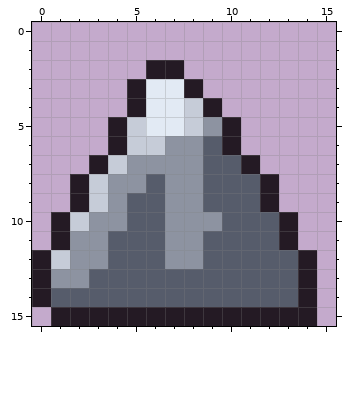
Two versions of one pixel-art file, src/art/ase-export/mountain.ase. Above: the version before the commit.
16x16 pixels, 1 frame.
After the commit:
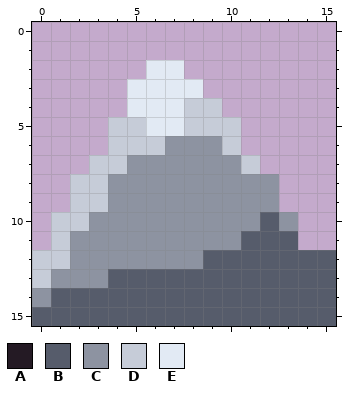
Palette (. is transparent): A #241a24  B #565c6b  C #8d93a1  D #c6ccd8  E #e2eaf4
Diff:
layer "Main2" added
layer "mountain" removed
--- layer "Main2"
@@ x 0..15 @@
  1 ................
- 2 ......AA........
- 3 .....AEEA.......
- 4 .....AEEDA......
- 5 ....ADEEDCA.....
- 6 ....ADDCCBA.....
- 7 ...ADCCCCBBA....
- 8 ..ADCCBCCBBBA...
- 9 ..ADCBBCCBBBA...
-10 .ADCCBBCCCBBBA..
-11 .ACCBBBCCBBBBA..
-12 ADCCBBBCCBBBBBA.
-13 ACCBBBBBBBBBBBA.
-14 ABBBBBBBBBBBBBA.
-15 .AAAAAAAAAAAAAA.
+ 2 ......EE........
+ 3 .....EEEE.......
+ 4 .....EEEDD......
+ 5 ....DDEEDDD.....
+ 6 ....DDDCCCD.....
+ 7 ...DDCCCCCCD....
+ 8 ..DDCCCCCCCCC...
+ 9 ..DDCCCCCCCCC...
+10 .DDCCCCCCCCCBC..
+11 .DCCCCCCCCCBBB..
+12 DDCCCCCCCBBBBBBB
+13 DCCCBBBBBBBBBBBB
+14 CBBBBBBBBBBBBBBB
+15 BBBBBBBBBBBBBBBB
Pixel boxes of the changes (left, top, right, bottom) in both pictures:
changed: (32, 60, 336, 326)
